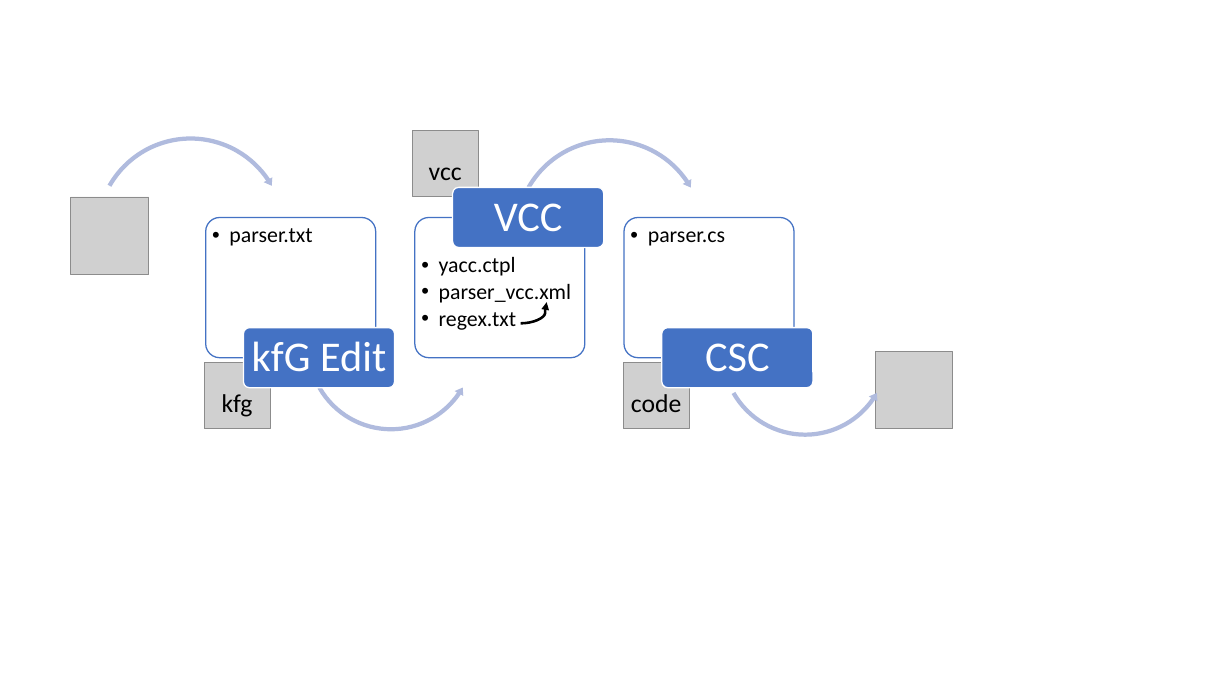
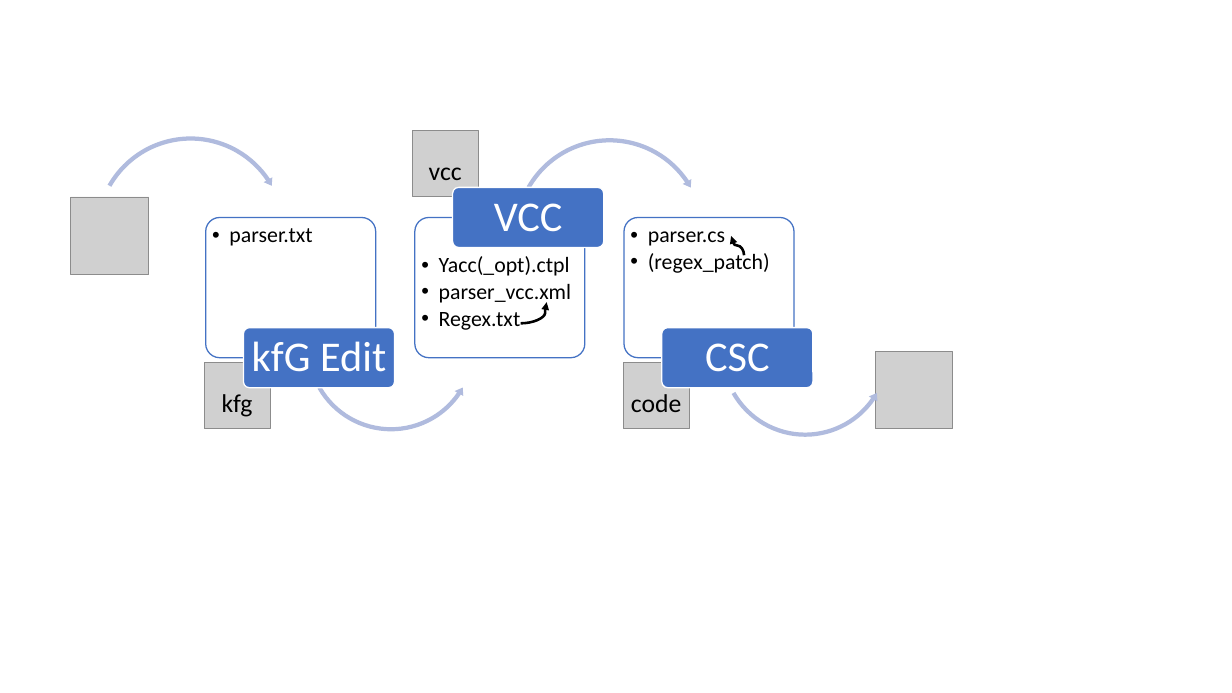
Before and after one commit to firoball/WDL2CS, a slide deck: slide 1 of process.pptx. Drawn at 1232x693 pixels with LibreOffice and Linux fonts; fonts in the diff are those of the drawing; grey boxes stand for pictures. Boxes give left, top, right and bottom in pixels: in the first picture for what was removed or moved away, otherwise in the second. Text is boxed around its words. In the diff, an @@ line names an element or a change of style, - is before the commit and + after.

```diff
--- a/process.pptx
+++ b/process.pptx
@@ curved arrow added from (744, 255) to (731, 236), #000000 2 pt @@
@@ text at bbox=[439, 256, 570, 276]: text changed @@
-  • yacc.ctpl
+  • Yacc(_opt).ctpl
@@ text at bbox=[648, 251, 770, 273]: paragraph added @@
+  • (regex_patch)
@@ text at bbox=[439, 312, 521, 330]: text changed @@
-  • regex.txt
+  • Regex.txt
```
Also in this commit, not shown: 19 other files.
